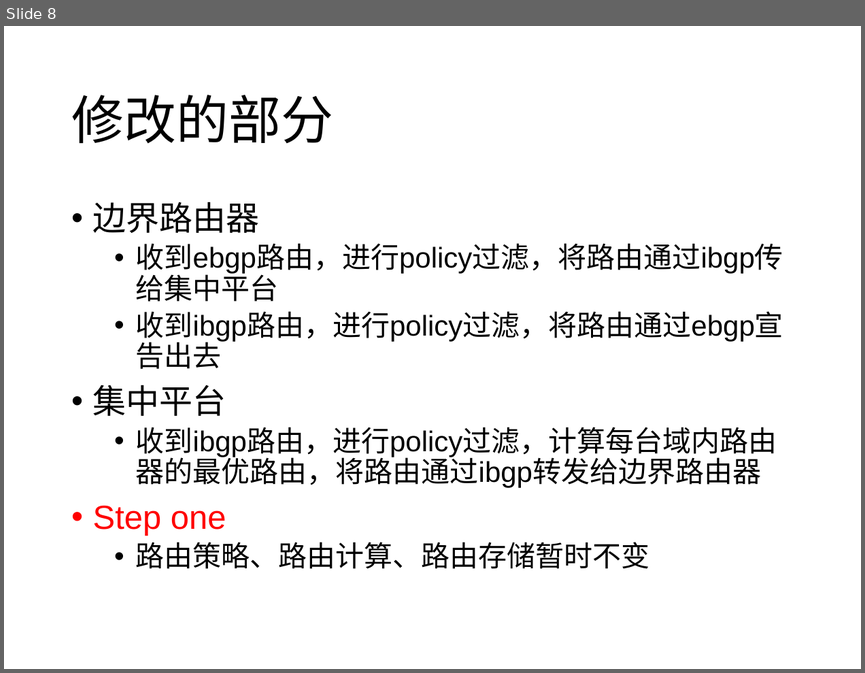
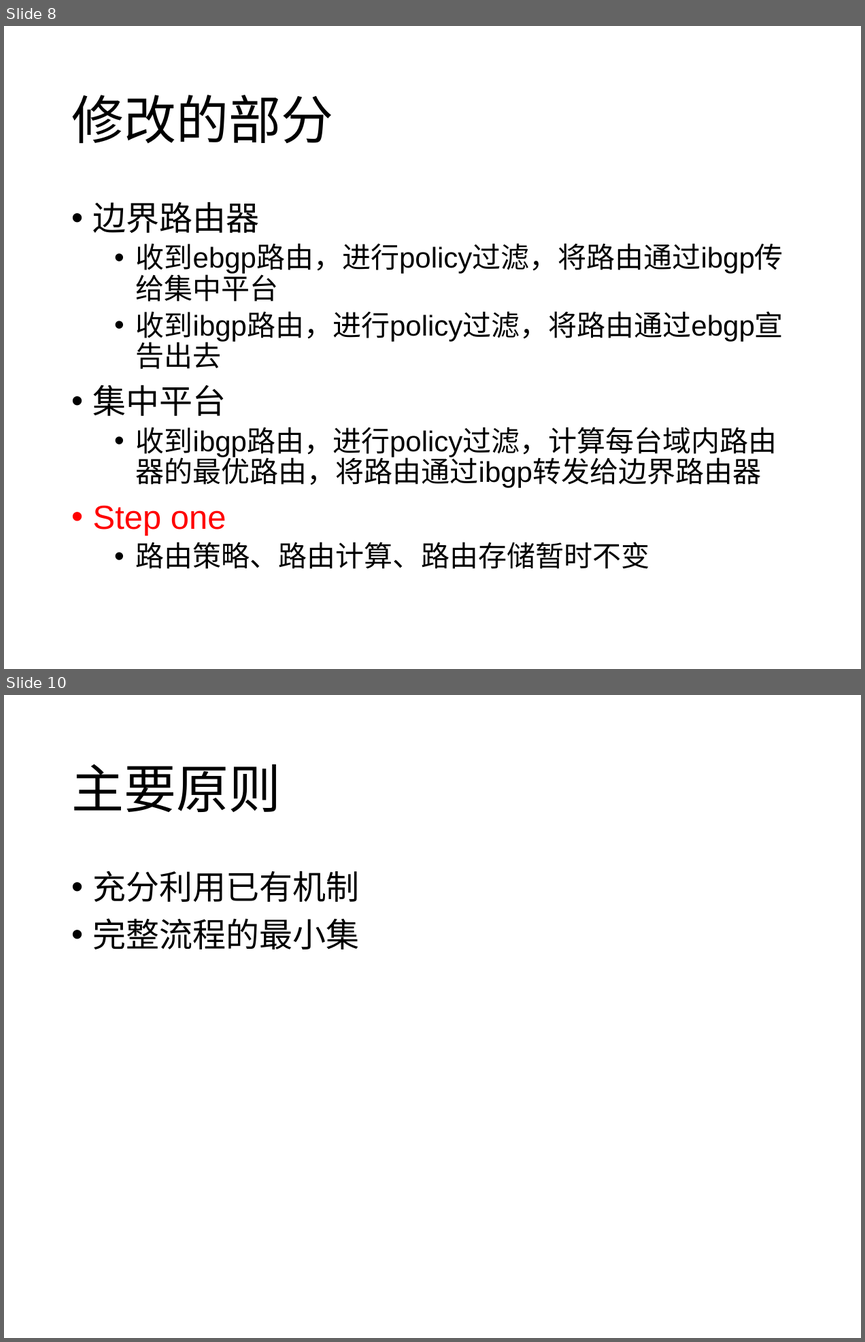
Before and after one commit to wangqing93/ibgp_exp, a slide deck: doc/毕设阶段讨论5.pptx. Shown one above the other, each under a label of ours: slide 8 before the commit, slides 8 and 10 after it; the slides between them are not shown. The pictures are 865x673 and 865x1342 pixels, drawn with LibreOffice and Linux fonts; fonts in the diff are those of the drawing. Boxes give left, top, right and bottom in pixels: in the first picture for what was removed or moved away, otherwise in the second. Text is boxed around its words. In the diff, an @@ line names an element or a change of style, - is before the commit and + after.

```diff
--- a/doc/毕设阶段讨论5.pptx
+++ b/doc/毕设阶段讨论5.pptx
@@ slide 10 added at box(4, 695, 861, 1338), background #FFFFFF @@
@@ title added at box(71, 764, 281, 812), 44 pt, text #000000 @@
+主要原则
@@ text added at box(93, 870, 359, 949), 28 pt, text #000000 @@
+• 充分利用已有机制
+• 完整流程的最小集
```
Also in this commit, not shown: 2 slides changed, 2 other slides added, 2 other files.
